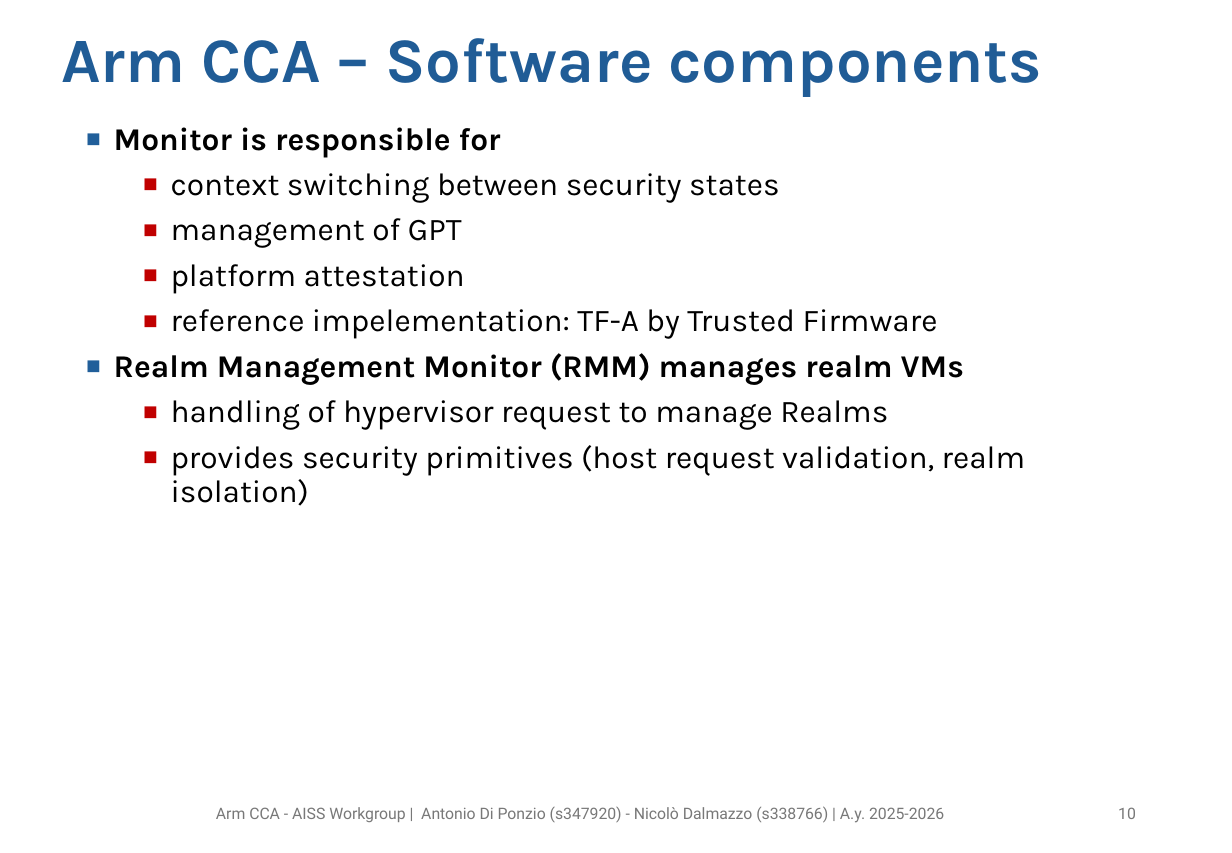
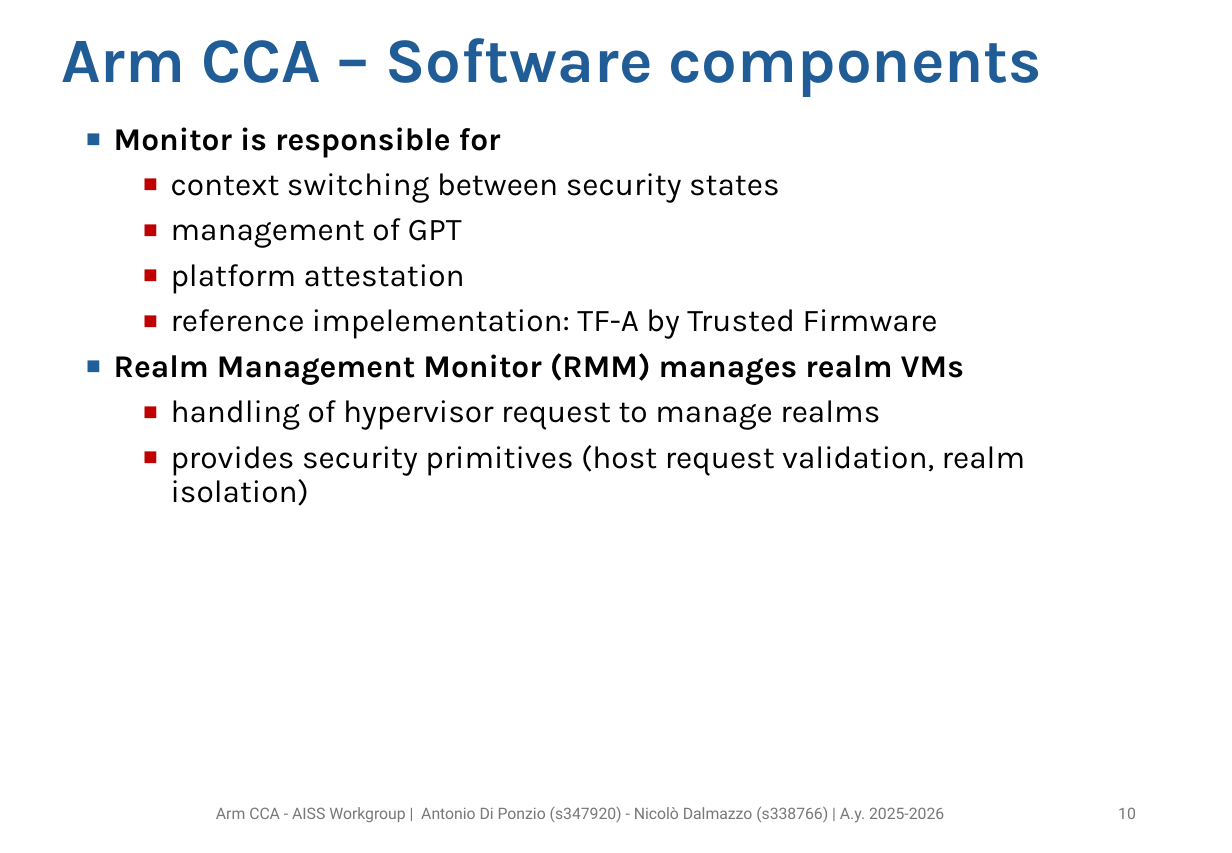
Before and after one commit to NicoloDalmazzo/ARM-TrustZone, a slide deck: slide 10 of presentation/AISSworkgroup.pptx. Drawn at 1232x853 pixels with LibreOffice and Linux fonts; fonts in the diff are those of the drawing. Boxes give left, top, right and bottom in pixels: in the first picture for what was removed or moved away, otherwise in the second. Text is boxed around its words. In the diff, an @@ line names an element or a change of style, - is before the commit and + after.

```diff
--- a/presentation/AISSworkgroup.pptx
+++ b/presentation/AISSworkgroup.pptx
@@ text at box(171, 400, 880, 430): text changed @@
-  ▪ handling of hypervisor request to manage Realms
+  ▪ handling of hypervisor request to manage realms
```
Also in this commit, not shown: 1 other slide changed.
